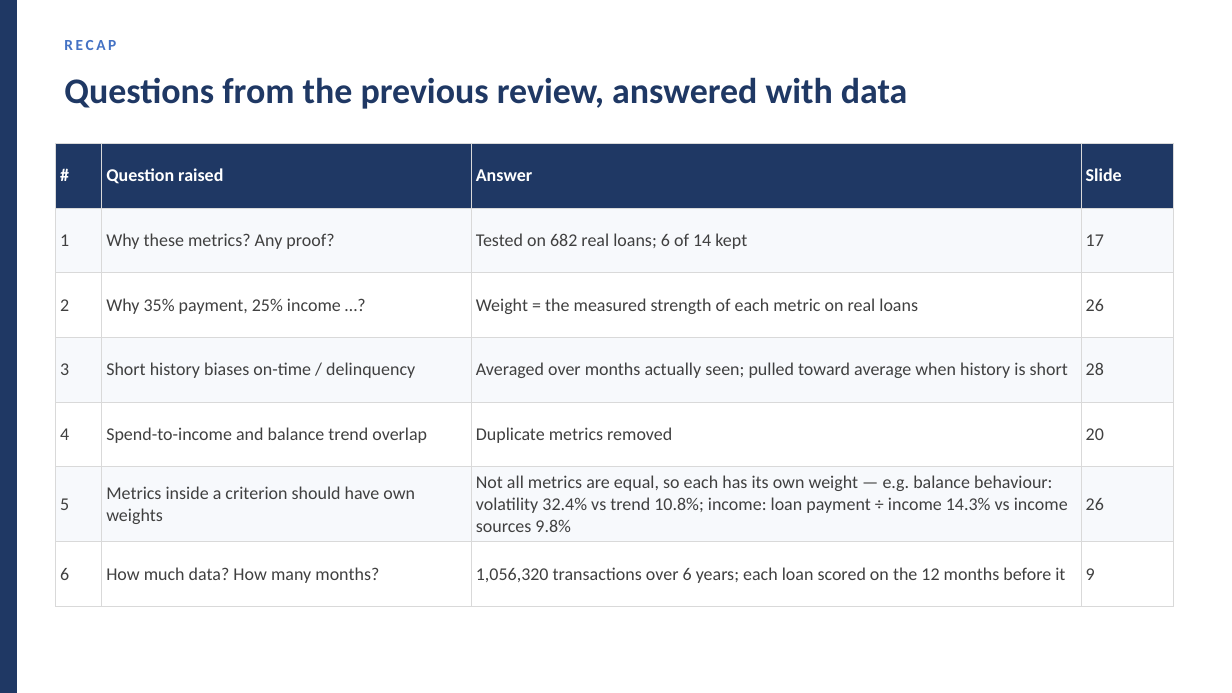
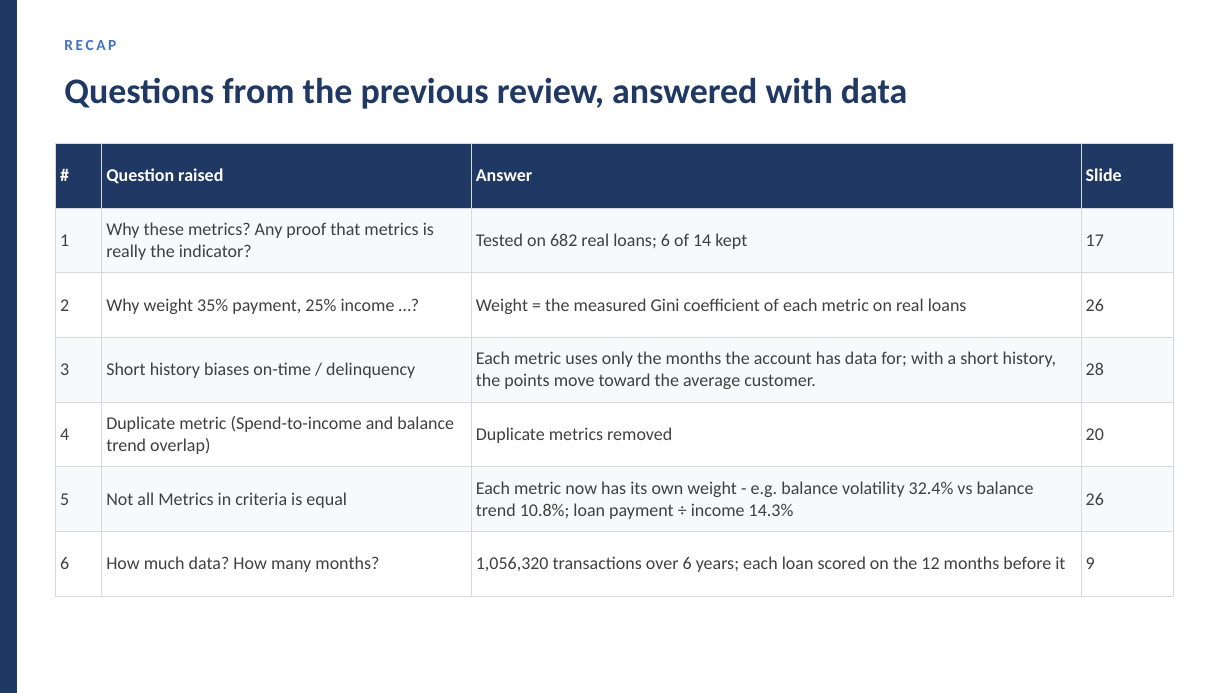
Before and after one commit to huotrithy/da-assignment-risk-scoring, a slide deck: slide 6 of docs/Final_Presentation.pptx. Drawn at 1232x693 pixels with LibreOffice and Linux fonts; fonts in the diff are those of the drawing. Boxes give left, top, right and bottom in pixels: in the first picture for what was removed or moved away, otherwise in the second. Text is boxed around its words. In the diff, an @@ line names an element or a change of style, - is before the commit and + after.

```diff
--- a/docs/Final_Presentation.pptx
+++ b/docs/Final_Presentation.pptx
@@ table at <box>55,143,1174,596</box> @@
-row 2, column 2: Why these metrics? Any proof?
+row 2, column 2: Why these metrics? Any proof that metrics is really the indicator?
-row 3, column 2: Why 35% payment, 25% income …?
+row 3, column 2: Why weight 35% payment, 25% income …?
-row 3, column 3: Weight = the measured strength of each metric on real loans
+row 3, column 3: Weight = the measured Gini coefficient of each metric on real loans
-row 4, column 3: Averaged over months actually seen; pulled toward average when history is short
+row 4, column 3: Each metric uses only the months the account has data for; with a short history, the points move toward the average customer.
-row 5, column 2: Spend-to-income and balance trend overlap
+row 5, column 2: Duplicate metric (Spend-to-income and balance trend overlap)
-row 6, column 2: Metrics inside a criterion should have own weights
+row 6, column 2: Not all Metrics in criteria is equal
-row 6, column 3: Not all metrics are equal, so each has its own weight — e.g. balance behaviour: volatility 32.4% vs trend 10.8%; income: loan payment ÷ income 14.3% vs income sources 9.8%
+row 6, column 3: Each metric now has its own weight - e.g. balance volatility 32.4% vs balance trend 10.8%; loan payment ÷ income 14.3%
```
Also in this commit, not shown: 23 other slides changed, 4 slides added, 3 slides removed, 3 other files.
